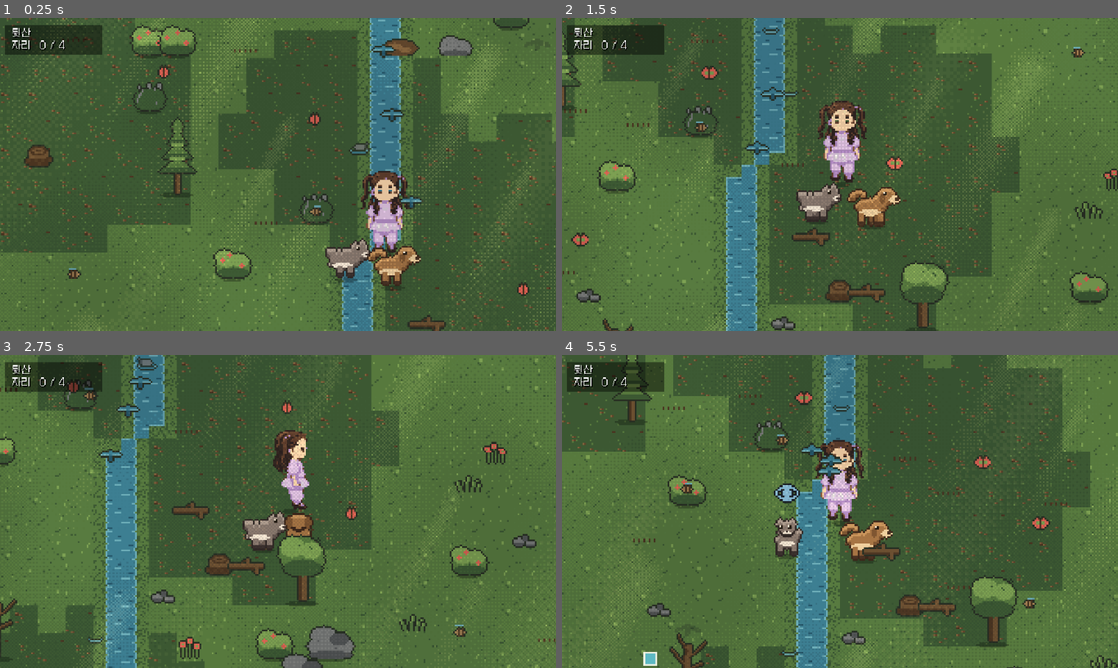
Above: before the commit, frames 1-4 (two rows, left to right).
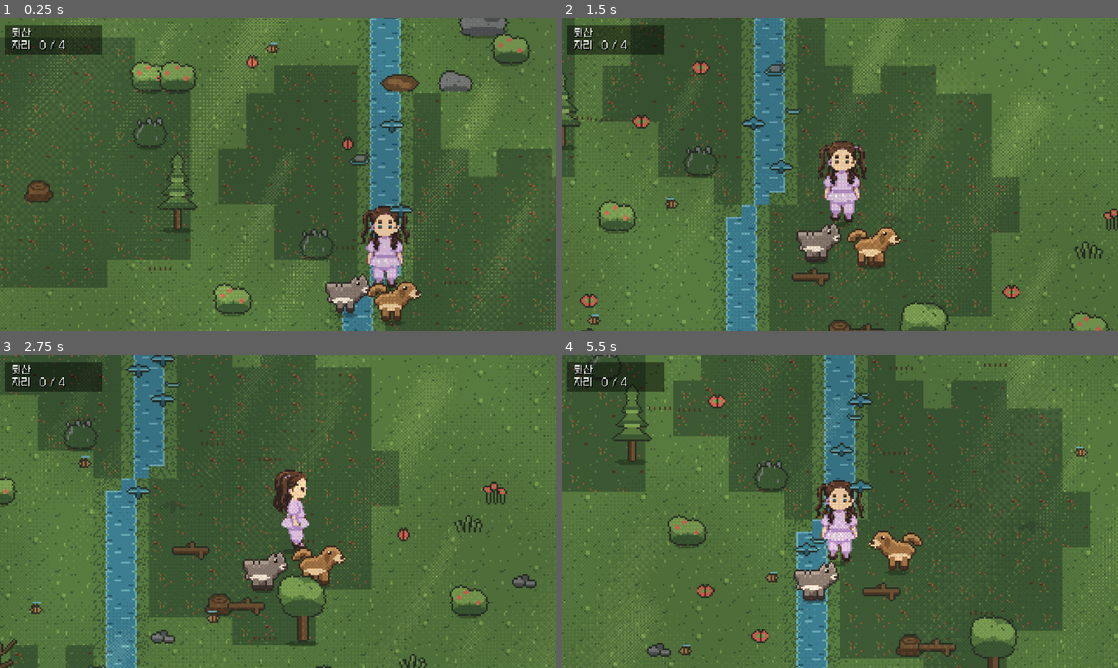
Above: after the commit, the same moments.

Repository: MarcLJLee/everden
Game: Godot game, scene res://scenes/field/Field.tscn
Two runs of this game, one before a commit and one after it. Both use one fixed random seed, a clock stepped at 60 frames per second and the inputs below. This scene is started directly instead of the project's main scene.
Inputs (mouse positions are in pixels of both pictures, inside the frame that each line leads up to):
- Up to frame 1 (0.25 s): no input
- Up to frame 2 (1.5 s): tap Enter (open_menu) at 0.5 s; move the mouse to (962, 158) at 0.52 s; hold D (move_right) 0.53-1.28 s; hold Space (interact) 0.53-1.28 s; click (962, 158) at 0.67 s; move the mouse to (728, 190) at 1.27 s; hold S (move_down) from 1.28 s (still down); tap Space (interact) at 1.35 s
- Up to frame 3 (2.75 s): move the mouse to (333, 442) at 2.02 s; release S (move_down) at 2.03 s; hold D (move_right) from 2.03 s (still down); hold Space (interact) from 2.03 s (still down)
- Up to frame 4 (5.5 s): move the mouse to (812, 574) at 2.77 s; release D (move_right) at 2.78 s; release Space (interact) at 2.78 s; hold W (move_up) 2.78-3.53 s; tap Space (interact) at 2.85, 4.35 s; click (812, 574) at 2.92 s; move the mouse to (1006, 558) at 3.52 s; hold Space (interact) 3.53-4.28 s; hold A (move_left) 3.53-5.03 s; move the mouse to (673, 464) at 4.27 s; move the mouse to (867, 511) at 5.02 s; hold S (move_down) from 5.03 s (still down); hold Space (interact) from 5.03 s (still down); click (867, 511) at 5.17 s

The runs differ from the first frame. In frame 1, 31% of the frame differs, in the area x 0-100%, y 0-100%; in frame 2, 28%; in frame 3, 27%; in frame 4, 30%.

Commit message:
카메라가 발을 보고 있어서 위가 안 보였다
발을 화면 한가운데 두니 몸이 위로 46px 을 먹어, 머리 위로는 47px 만 남고
발 아래로는 87px 이 남았다 — 북쪽으로 걸을 때 3타일도 못 본다.
몸 한가운데를 보게 올렸다: 위 68px · 아래 66px.

들어올리는 값을 픽셀로 박지 않는다. 그림의 우듬지(crown_lift)에 비율을
곱해 쓰므로 그림 키가 바뀌면 같이 따라온다. 447개.

Diff:
--- a/scripts/field/Field.gd
+++ b/scripts/field/Field.gd
@@ -175,7 +175,10 @@
 	# 겹은 지금 화면이 덮는 월드 사각형 위에 얹는다. 액터 다음이라 캐릭터 위에도 떨어진다.
 	# ⚠️ **카메라를 먼저 옮기고** 재야 한다. 뒤에 옮기면 겹이 한 프레임 늦게 따라와
 	#    빠르게 달릴 때 진행 방향 가장자리가 빈다.
-	_camera.global_position = player.position
+	# ★ 카메라는 **발이 아니라 몸 한가운데**를 본다. 발을 한가운데 두면 몸이 위를 먹어
+	#   머리 위로 보이는 세계가 절반으로 준다 — 북쪽으로 걸을 때 앞이 안 보인다.
+	_camera.global_position = player.position \
+		- Vector2(0, player.crown_lift * tuning.camera_lift_ratio)
 	_weather_layers.update(delta, weather.axes, weather_view_rect(),
 		float(tuning.daypart_daylight.get(daypart, 1.0)),
 		float(tuning.daypart_sun_height.get(daypart, 1.0)))
--- a/scripts/tuning/FieldTuning.gd
+++ b/scripts/tuning/FieldTuning.gd
@@ -50,6 +50,14 @@
 ## 집에 있는 자리. **필드에서도 이게 보인다** — 몇 아이를 더 데려올 수 있는지가
 ## 나가서도 보여야 "오늘은 여기까지" 를 아이가 스스로 안다 (BRIEF §3.4).
 @export var home_seats: int = 4
+## 카메라를 몸 높이의 얼마만큼 위로 올릴 것인가.
+##
+## ★ **카메라가 발을 한가운데 두면 위가 안 보인다** (사용자 지적). 몸이 위로 46px 을
+##   먹으므로, 머리 위로는 47px 만 남고 발 아래로는 87px 이 남았다 —
+##   북쪽으로 걸을 때 3타일도 못 본다.
+## ⚠️ 픽셀로 박지 않는다. 그림 키가 바뀌면 같이 따라와야 한다 —
+##    `Actor.crown_lift`(그림의 우듬지)에 이 비율을 곱해 쓴다.
+@export_range(0.0, 1.0, 0.05) var camera_lift_ratio: float = 0.5
 ## 무언가를 잡은 동료가 플레이어에게서 얼마나 앞서 나가는가(타일).
 ## ★ **줄에 매인 것처럼** 굴어야 한다 — 이 길이가 곧 "당긴다" 는 느낌의 크기다.
 ##   길면 개가 혼자 화면 밖으로 달려가고, 그건 유도가 아니라 이별이다.
--- a/tools/smoke_test.gd
+++ b/tools/smoke_test.gd
@@ -7,7 +7,7 @@
 extends SceneTree
 
 ## 이 아래로 떨어지면 어딘가에서 판정이 조용히 끊긴 것이다.
-const FLOOR := 438
+const FLOOR := 442
 
 var _pass := 0
 var _fail := 0
@@ -2141,6 +2141,26 @@
 	couple_card.queue_free()
 	await process_frame
 
+	# ★ **카메라는 발이 아니라 몸 한가운데를 본다** (사용자 지적).
+	#   발을 한가운데 두면 몸이 위를 먹어 머리 위로 보이는 세계가 절반으로 준다 —
+	#   재보니 머리 위 47px · 발 아래 87px 이라 북쪽으로 걸을 때 3타일도 못 봤다.
+	field.player.move_vector = Vector2.ZERO
+	await process_frame
+	await process_frame
+	var eye_view: Rect2 = field.camera_visible_rect()
+	var feet: float = field.player.position.y
+	var head: float = feet - field.player.crown_lift
+	var above := head - eye_view.position.y
+	var below := eye_view.end.y - feet
+	_check("머리 위와 발 아래가 비슷하게 보인다", absf(above - below) < 24.0,
+		"위 %.0fpx · 아래 %.0fpx" % [above, below])
+	_check("머리 위로 네 타일쯤 보인다", above > field.tuning.tile_size * 3.0,
+		"%.1f타일" % (above / field.tuning.tile_size))
+	# ⚠️ 픽셀로 박지 않는다 — 그림 키가 바뀌면 같이 따라와야 한다
+	_check("들어올리는 값은 그림 키에서 나온다",
+		field.tuning.camera_lift_ratio > 0.0 and field.player.crown_lift > 0.0,
+		"비율 %.2f · 키 %.0f" % [field.tuning.camera_lift_ratio, field.player.crown_lift])
+
 	# ★ 실제 날씨는 튀지 않는다 — 지금과 가까운 상태로만 옮겨간다 (사용자 지적)
 	var walker := WeatherSystem.new()
 	walker.setup(schema, RandomNumberGenerator.new(), {"초원": 2000, "숲": 600})
--- a/tuning/field_tuning.tres
+++ b/tuning/field_tuning.tres
@@ -22,6 +22,7 @@
 activation_radius = 8.0
 lead_leash = 3.2
 home_seats = 4
+camera_lift_ratio = 0.5
 interact_radius = 1.5
 hold_radius = 2.6
 base_gauge_time = 3.0
Not shown, changed: RUN.md
